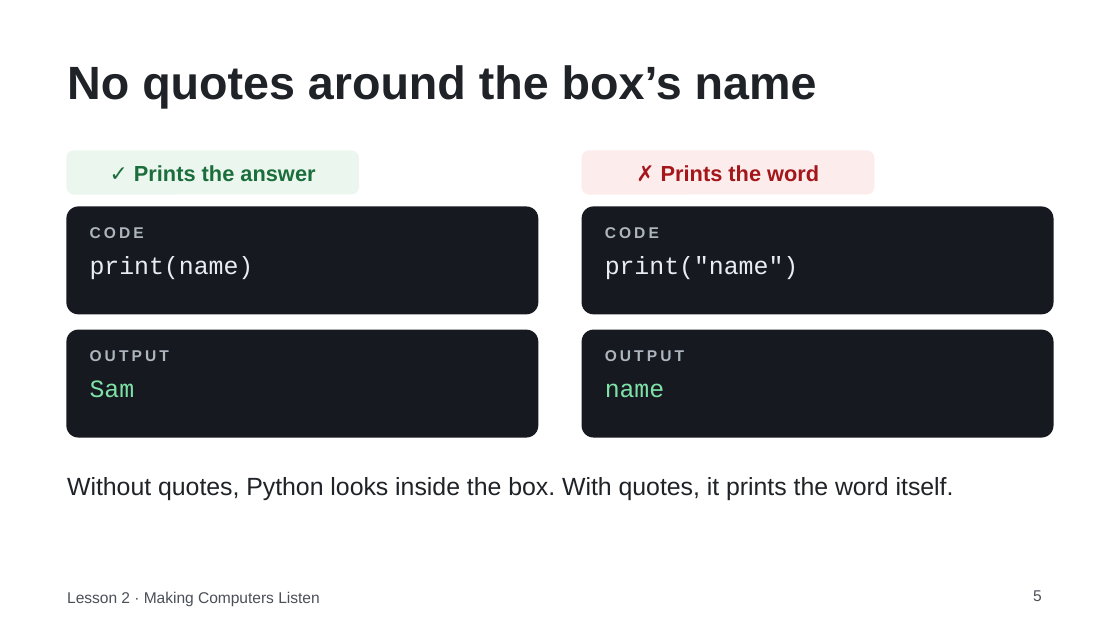
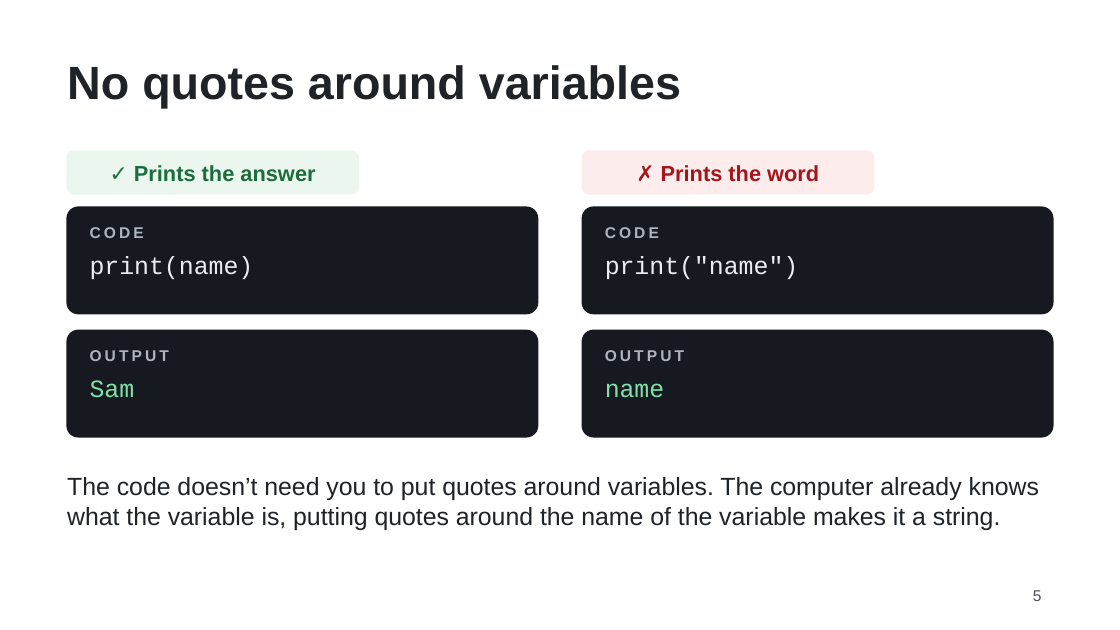
Before and after one commit to FrankD64/chatbot-lesson, a slide deck: slide 5 of assets/slides/Lesson2_Making_Computers_Listen.pptx. Drawn at 1120x630 pixels with LibreOffice and Linux fonts; fonts in the diff are those of the drawing. Boxes give left, top, right and bottom in pixels: in the first picture for what was removed or moved away, otherwise in the second. Text is boxed around its words. In the diff, an @@ line names an element or a change of style, - is before the commit and + after.

```diff
--- a/assets/slides/Lesson2_Making_Computers_Listen.pptx
+++ b/assets/slides/Lesson2_Making_Computers_Listen.pptx
@@ title at bbox=[67, 65, 681, 109]: text changed @@
-No quotes around the box’s name
+No quotes around variables
@@ text at bbox=[67, 477, 1039, 530]: text changed @@
-Without quotes, Python looks inside the box. With quotes, it prints the word itself.
+The code doesn’t need you to put quotes around variables. The computer already knows what the variable is, putting quotes around the name of the variable makes it a string.
@@ rectangle added at bbox=[48, 571, 333, 623], fill #FFFFFF, outline #FFFFFF 0.75 pt @@
@@ text removed at bbox=[67, 591, 319, 606] @@
-Lesson 2 · Making Computers Listen
```
Also in this commit, not shown: 7 other slides changed, 3 other files.
